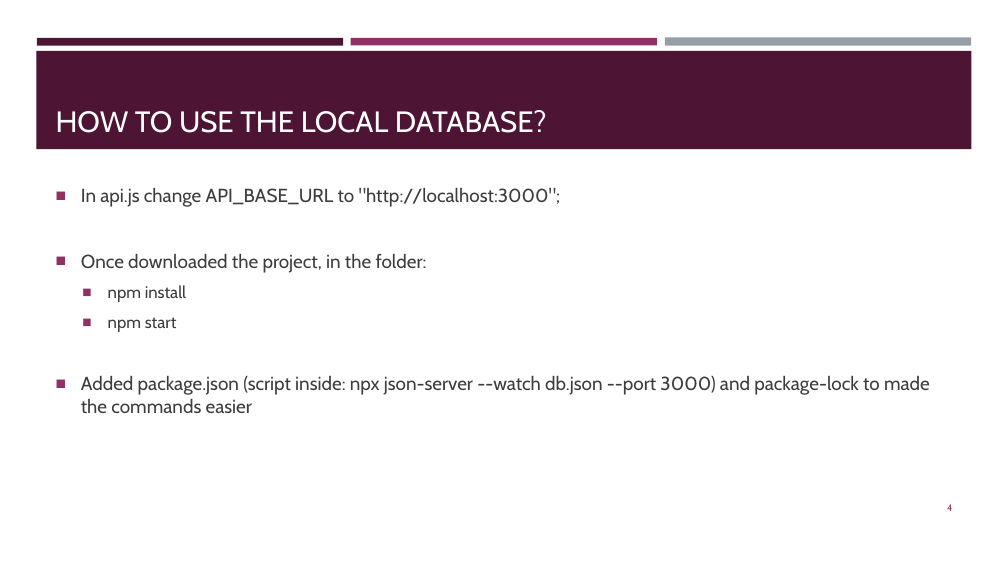
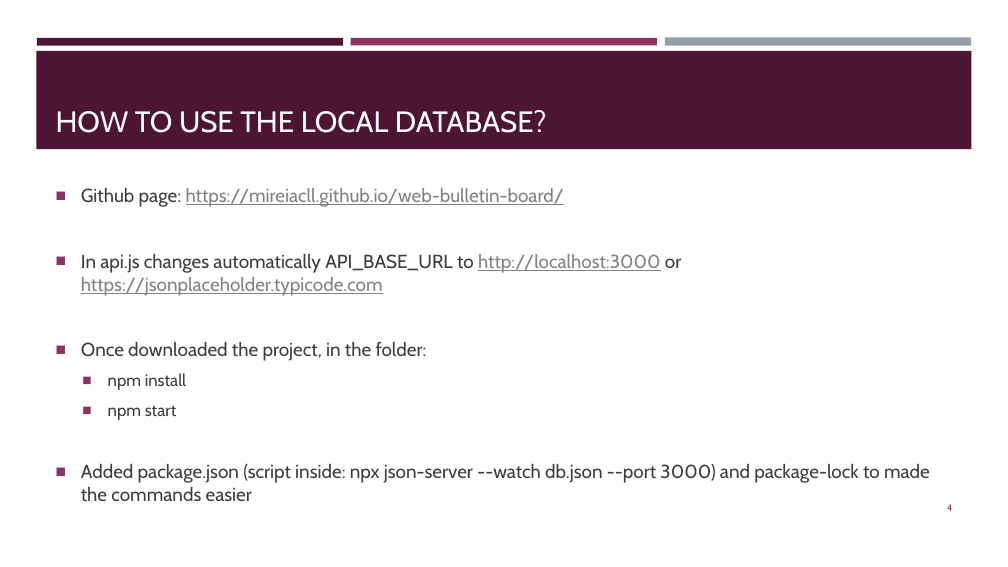
Before and after one commit to mireiacll/web-bulletin-board, a slide deck: slide 4 of Web message board.pptx. Drawn at 1008x567 pixels with LibreOffice and Linux fonts; fonts in the diff are those of the drawing. Boxes give left, top, right and bottom in pixels: in the first picture for what was removed or moved away, otherwise in the second. Text is boxed around its words. In the diff, an @@ line names an element or a change of style, - is before the commit and + after.

Commit message:
updated powerpoint

```diff
--- a/Web message board.pptx
+++ b/Web message board.pptx
@@ text at box(81, 188, 681, 296): text changed; text colour #3D3D3D to #828282 @@
-■ In api.js change API_BASE_URL to "http://localhost:3000";
+■ Github page: https://mireiacll.github.io/web-bulletin-board/
+■ In api.js changes automatically API_BASE_URL to http://localhost:3000 or https://jsonplaceholder.typicode.com
```
